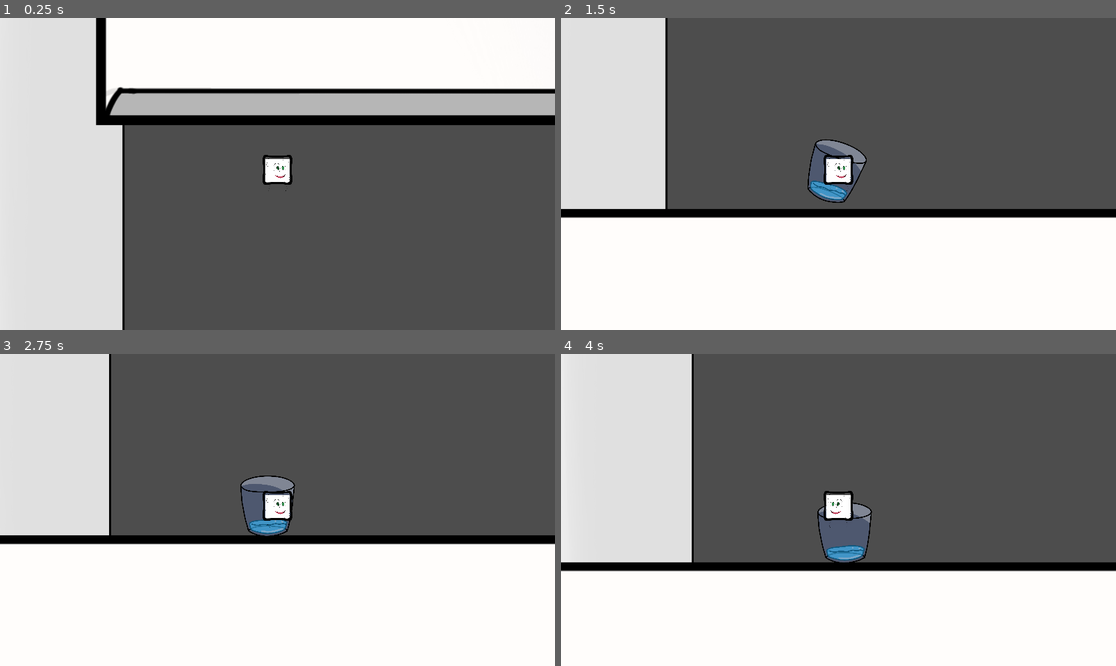
Above: before the commit, frames 1-4 (two rows, left to right).
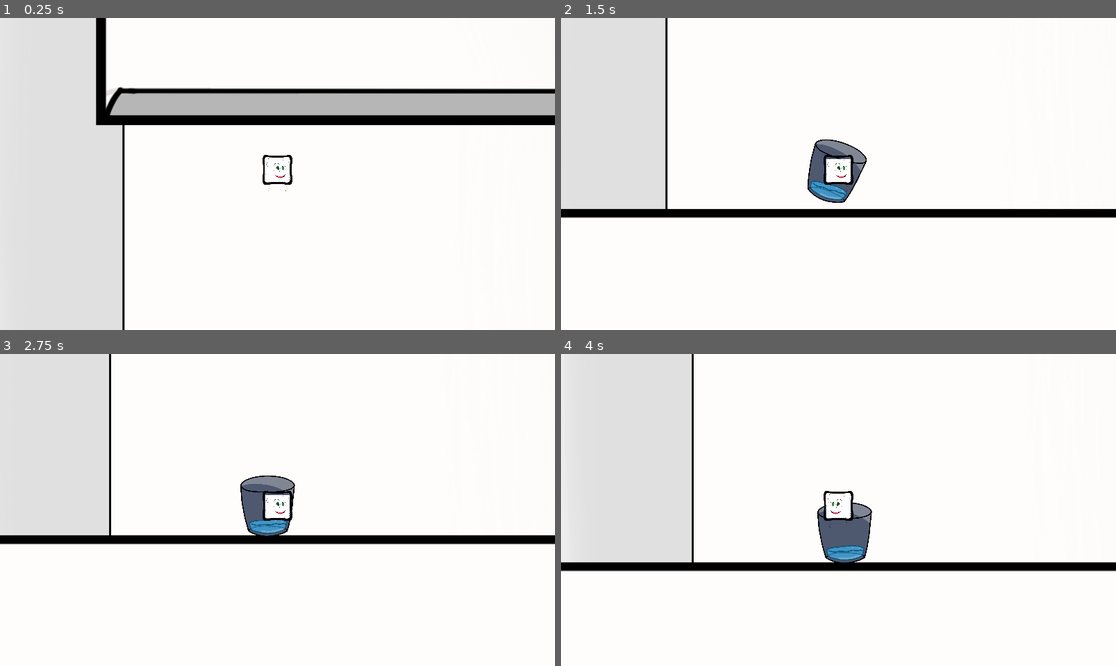
Above: after the commit, the same moments.

Repository: jacob-w-bonner/GGJ-2026
Game: Godot game, scene res://Scenes/Level 1 Rough.tscn
Same seed, same stepped clock (60 frames per second), same inputs: the game is played once before the commit and once after it. The engine's default icon, where the game draws it, is replaced by a stand-in: a white triangle on a blue panel in a dark square.
Inputs:
- Up to frame 1 (0.25 s): no input
- Up to frame 2 (1.5 s): tap Enter at 0.5 s; hold D (move_right) 0.53-1.28 s; hold J (absorb) 0.53-1.28 s; tap Space at 0.77 s; hold S (move_down) from 1.28 s (still down); tap K (equalize) at 1.35 s
- Up to frame 3 (2.75 s): tap Space at 1.52 s; release S (move_down) at 2.03 s; hold D (move_right) from 2.03 s (still down); tap L (splat) at 2.1 s
- Up to frame 4 (4 s): tap Space at 2.75, 3.02, 3.77 s; release D (move_right) at 2.78 s; hold W (move_up) 2.78-3.53 s; tap J (absorb) at 2.85 s; hold A (move_left) from 3.53 s (still down); hold K (equalize) from 3.53 s (still down)

The runs differ from the first frame. In frame 1, 51% of the frame differs, in the area x 22-100%, y 34-100%; in frame 2, 48%; in frame 3, 45%; in frame 4, 49%.

Commit message:
Add back walls to the levels

Diff:
--- a/ggj-2026/Scenes/Level 1 Rough.tscn
+++ b/ggj-2026/Scenes/Level 1 Rough.tscn
@@ -192,6 +192,12 @@
 [node name="CollisionShape2D" type="CollisionShape2D" parent="Bounds/Ceiling3" unique_id=1677530011]
 shape = SubResource("RectangleShape2D_r3mym")
 
+[node name="Sprite2D" type="Sprite2D" parent="Bounds" unique_id=1513718320]
+z_index = -20
+position = Vector2(3211.0002, 139.50012)
+scale = Vector2(4.0898438, 4.986505)
+texture = ExtResource("7_bobo7")
+
 [node name="Placeables" type="Node2D" parent="." unique_id=2075081505]
 z_index = 1
 
--- a/ggj-2026/Scenes/Level 2 Rough.tscn
+++ b/ggj-2026/Scenes/Level 2 Rough.tscn
@@ -365,6 +365,12 @@
 [node name="CollisionShape2D" type="CollisionShape2D" parent="Bounds/RightWall" unique_id=251259528]
 shape = SubResource("RectangleShape2D_r3mym")
 
+[node name="BackWall" type="Sprite2D" parent="Bounds" unique_id=960819482]
+z_index = -20
+position = Vector2(3211.0002, 139.50012)
+scale = Vector2(4.0898438, 4.986505)
+texture = ExtResource("10_oiix8")
+
 [node name="Placeables" type="Node2D" parent="." unique_id=2075081505]
 z_index = 1
 
--- a/ggj-2026/Scenes/Level 3 Rough.tscn
+++ b/ggj-2026/Scenes/Level 3 Rough.tscn
@@ -387,6 +387,12 @@
 [node name="CollisionShape2D" type="CollisionShape2D" parent="Bounds/RightWall" unique_id=251259528]
 shape = SubResource("RectangleShape2D_r3mym")
 
+[node name="BackWall" type="Sprite2D" parent="Bounds" unique_id=1489249596]
+z_index = -20
+position = Vector2(3211.0002, 139.50012)
+scale = Vector2(4.0898438, 4.986505)
+texture = ExtResource("17_grufy")
+
 [node name="Placeables" type="Node2D" parent="." unique_id=2075081505]
 z_index = 1
 
Not shown: 1 places in ggj-2026/Scenes/Level 2 Rough.tscn that only renumber resources
